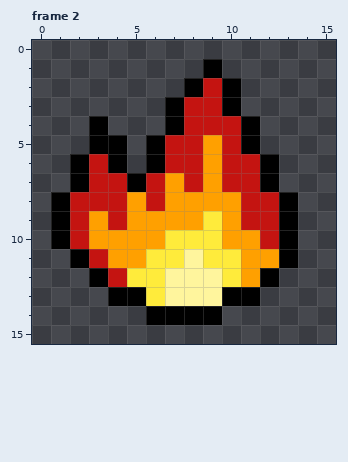
Pixel-art file, stored at 设计与资源/UI/ui_16x16.aseprite. The first picture shows the starting point.
16x16 pixels, 11 frames. Colours within 5 levels of each other are drawn and written as one. Shown: frame 2. The commit also changed other frames, which this record leaves out.
Once edited:
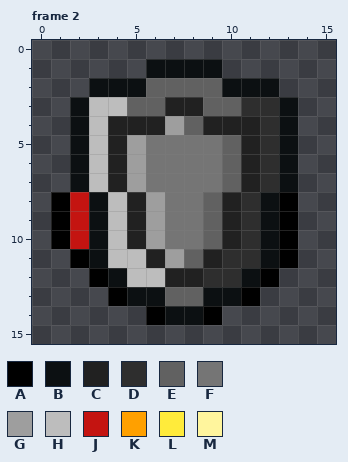
Palette (. is transparent): A #000000  B #0c1012  C #212121  D #2e2e2e  E #616161  F #757575  G #9e9e9e  H #bdbdbd  J #c41411  K #ffa000  L #ffeb3b  M #fff59d
The exact change:
layer "att" now shown
Changed rows in their new state; - is an unchanged pixel.
Frame 2, layer "att":
first column x 2:
 1 ----BBBB----
 2 -BBBEEEEBBB-
 3 BHHEECCEEDDB
 4 BHCCCGECCCDB
 5 BHCGFFFFECDB
 6 BHCGFFFFECDB
 7 BHCGFFFFECDB
 8 -BHCGFFECDB-
 9 -BHCGFFECDB-
10 -BHCGFFECDB-
11 -BHHCGECDDB-
12 --BHHCCDDB--
13 ---BBEEBB---
14 -----BB-----
Where, in picture pixels (left, top, right, bottom), the same in both pictures:
changed: (70, 59, 298, 325)
